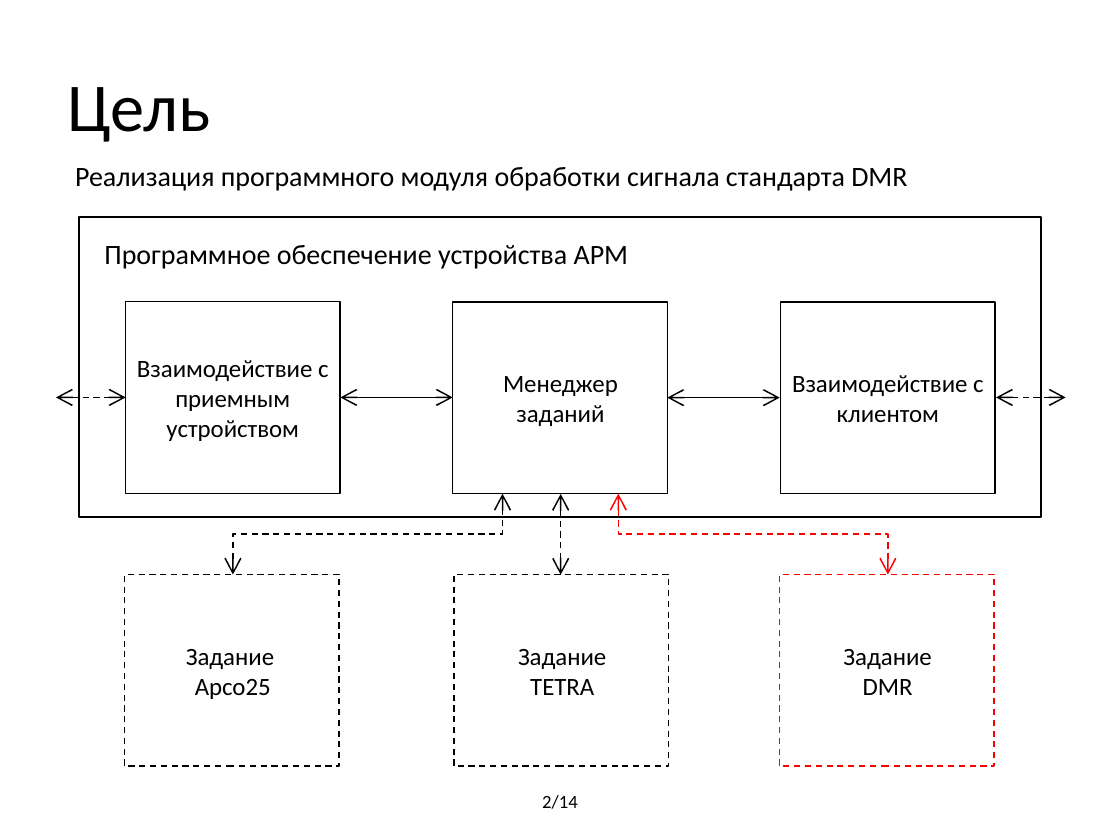
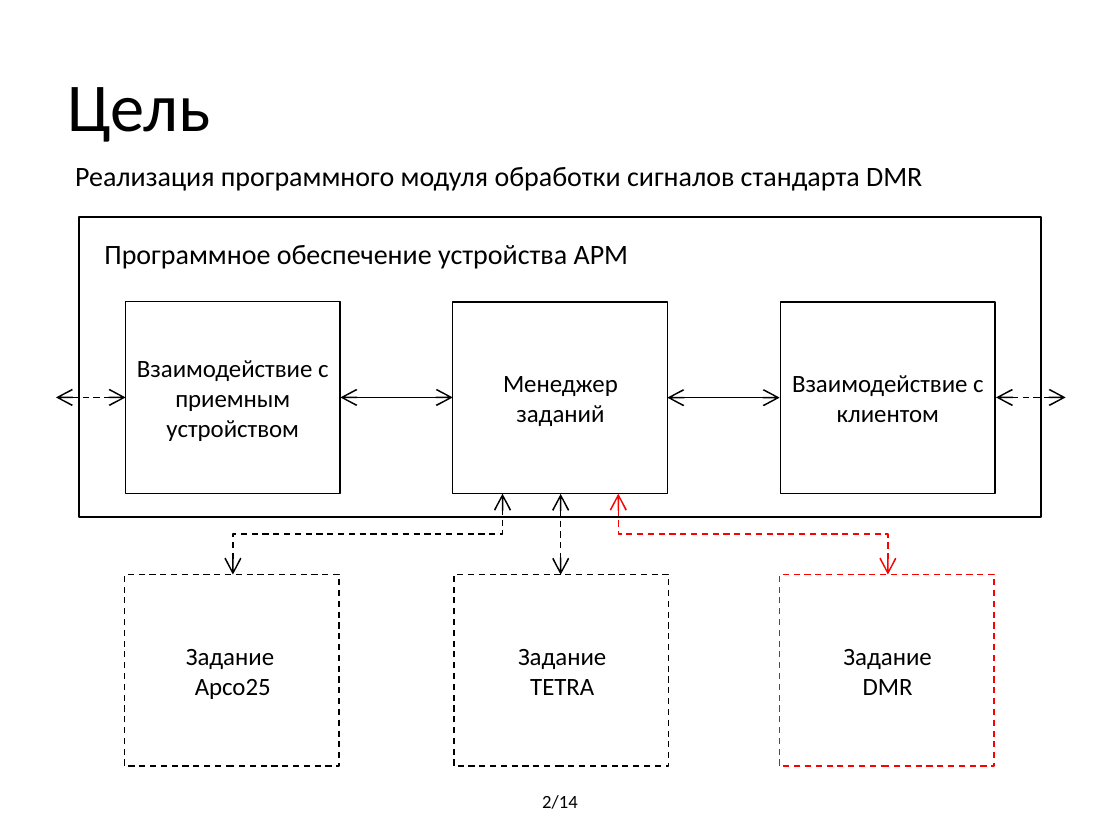
Before and after one commit to BorzhonovAI/magistr, a slide deck: slide 2 of Презентация Диплом.pptx. Drawn at 1120x840 pixels with LibreOffice and Linux fonts; fonts in the diff are those of the drawing. Boxes give left, top, right and bottom in pixels: in the first picture for what was removed or moved away, otherwise in the second. Text is boxed around its words. In the diff, an @@ line names an element or a change of style, - is before the commit and + after.

```diff
--- a/Презентация Диплом.pptx
+++ b/Презентация Диплом.pptx
@@ text at (x1=75, y1=167, x2=922, y2=191): text changed @@
-Реализация программного модуля обработки сигнала стандарта DMR
+Реализация программного модуля обработки сигналов стандарта DMR
```
Also in this commit, not shown: 1 other slide changed, 21 other files.
